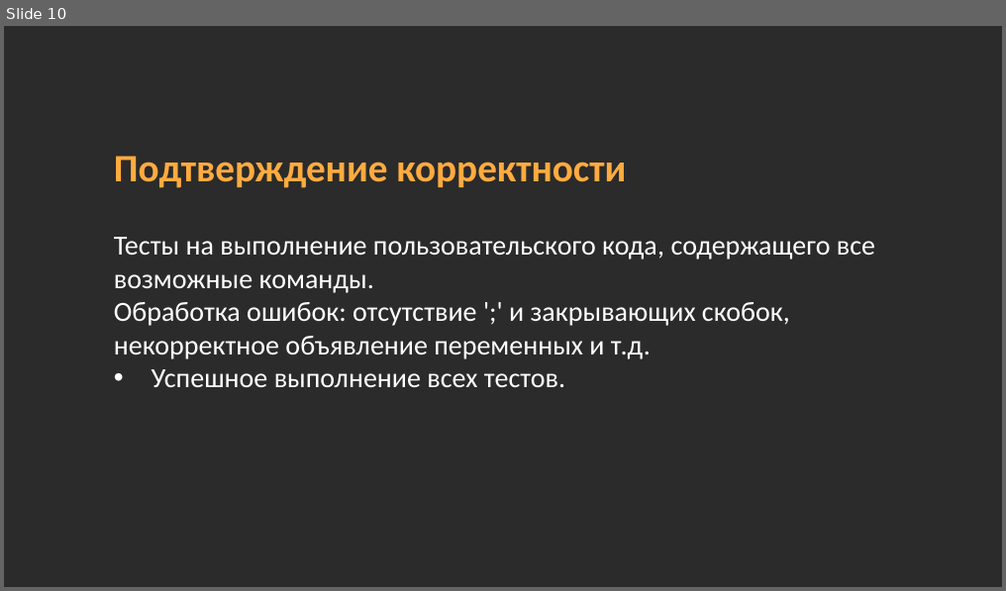
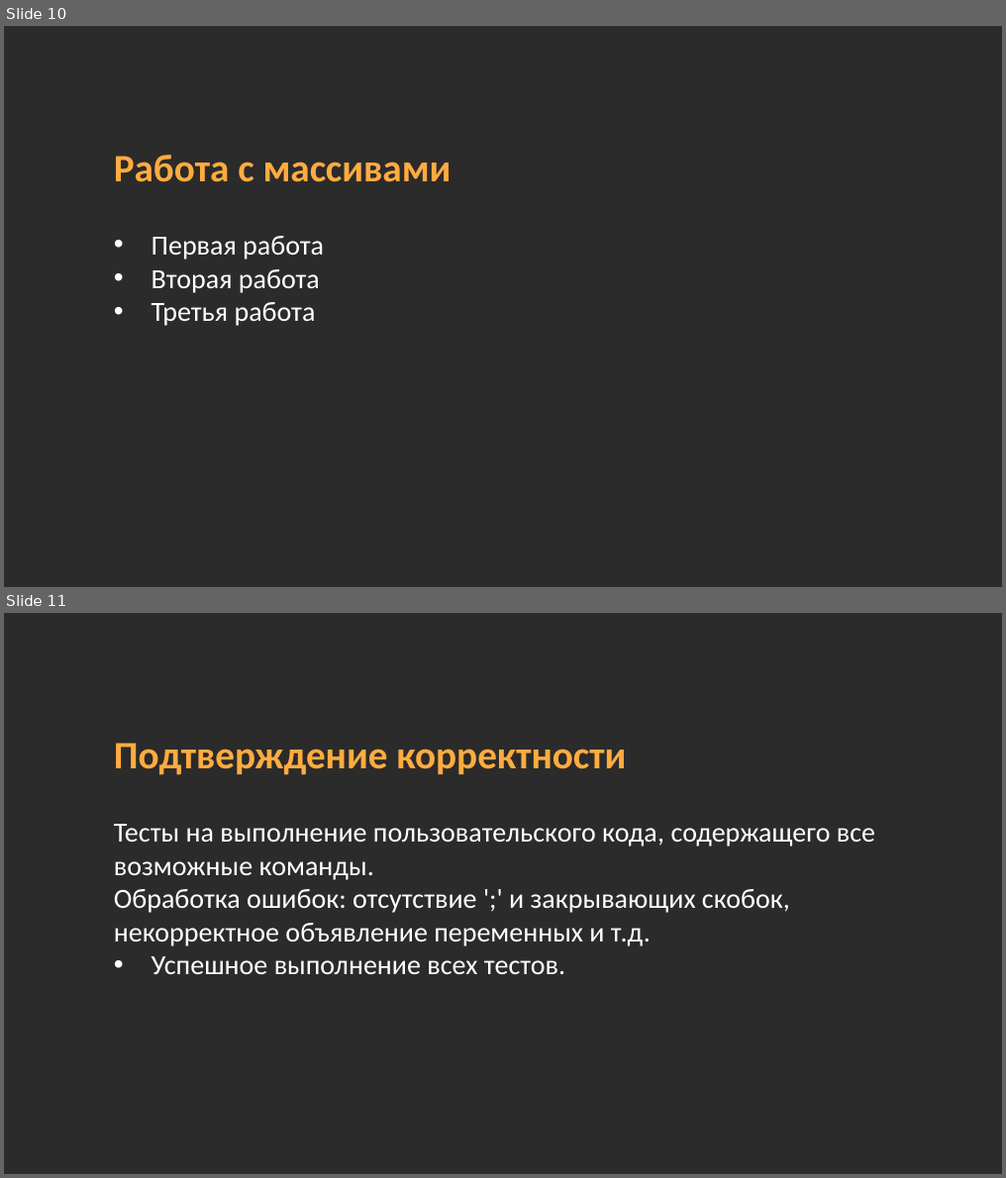
Before and after one commit to midnsun/mp2-2024-lab7-interpretator, a slide deck: Презентация_лабораторная_Интерпретатор_Загрядсков_Максим_Болтенков_Станислав_3823Б1ПМ1_1.pptx. Shown one above the other, each under a label of ours: slide 10 before the commit, slides 10 and 11 after it. The pictures are 1006x591 and 1006x1178 pixels, drawn with LibreOffice and Linux fonts; fonts in the diff are those of the drawing; background and template pictures are left out; a plain dark background stands for a picture behind light text. Boxes give left, top, right and bottom in pixels: in the first picture for what was removed or moved away, otherwise in the second. Text is boxed around its words. In the diff, an @@ line names an element or a change of style, - is before the commit and + after.

```diff
--- a/Презентация_лабораторная_Интерпретатор_Загрядсков_Максим_Болтенков_Станислав_3823Б1ПМ1_1.pptx
+++ b/Презентация_лабораторная_Интерпретатор_Загрядсков_Максим_Болтенков_Станислав_3823Б1ПМ1_1.pptx
@@ slide 10 added at bbox=[4, 26, 1002, 587], background picture (left out) @@
@@ text added at bbox=[114, 155, 451, 182], 28 pt, text #FFAB40, bold @@
+Работа с массивами
@@ text added at bbox=[152, 236, 324, 326], 20 pt, text #FFFFFF @@
+• Первая работа
+• Вторая работа
+• Третья работа
@@ what was slide 10 is now slide 11 @@
```
Also in this commit, not shown: 3 slides changed, 3 other slides added, 1 other file.
